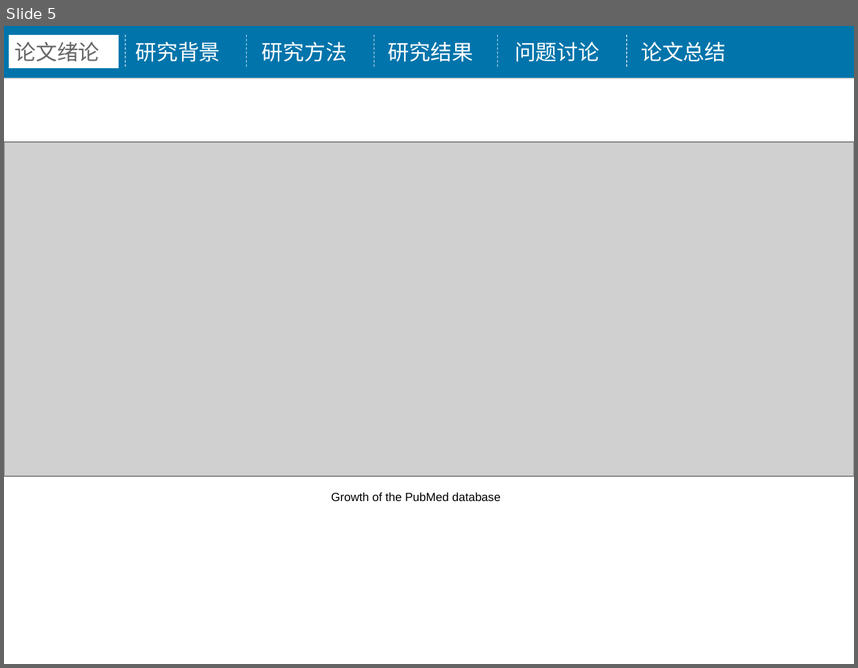
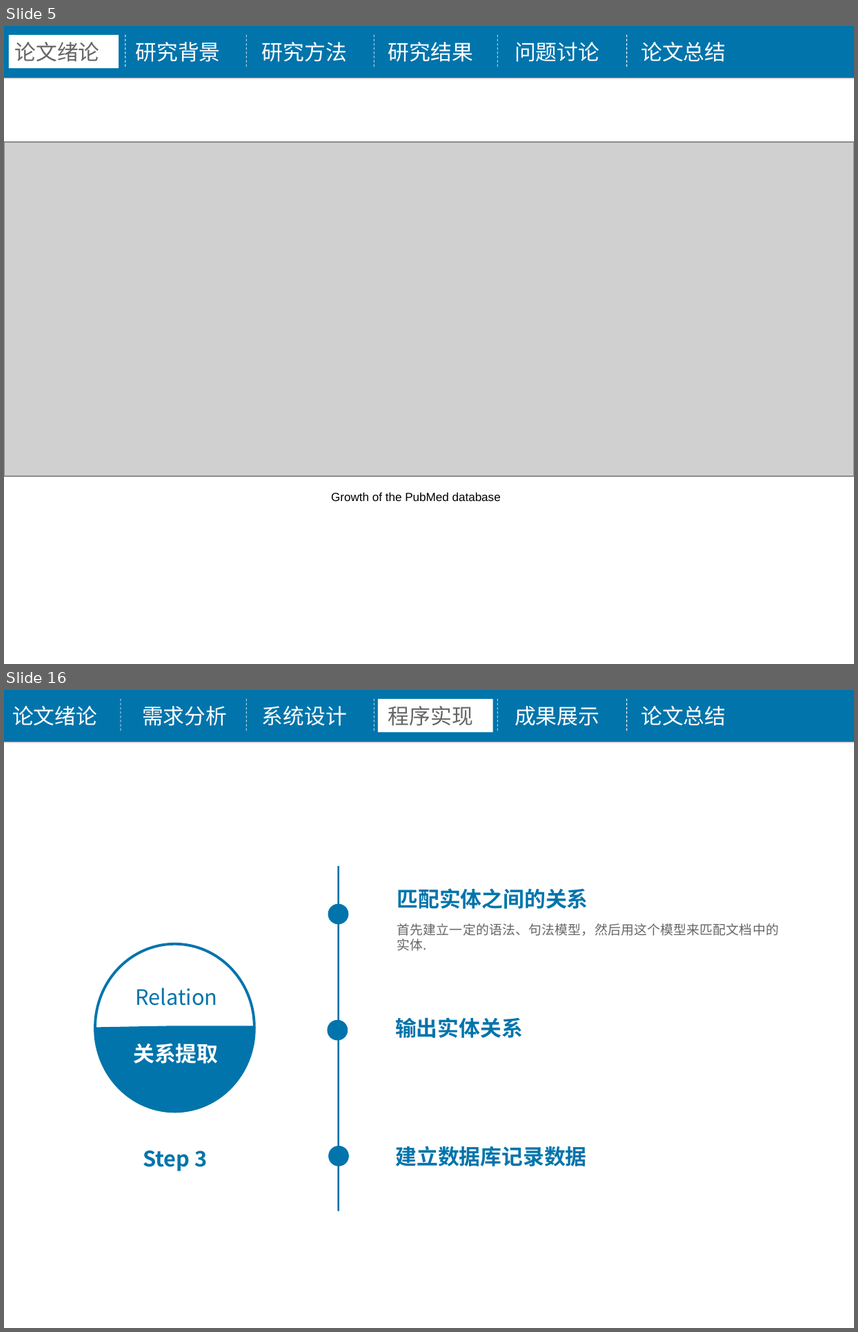
Before and after one commit to tianlanse93/MyGraduationDesign, a slide deck: 毕业论文/ppt4328.ppt. Shown one above the other, each under a label of ours: slide 5 before the commit, slides 5 and 16 after it; the slides between them are not shown. The pictures are 858x668 and 858x1332 pixels, drawn with LibreOffice and Linux fonts; fonts in the diff are those of the drawing; grey boxes stand for pictures; background and template pictures are left out. Boxes give left, top, right and bottom in pixels: in the first picture for what was removed or moved away, otherwise in the second. Text is boxed around its words. In the diff, an @@ line names an element or a change of style, - is before the commit and + after.

```diff
--- a/毕业论文/ppt4328.ppt
+++ b/毕业论文/ppt4328.ppt
@@ slide 16 added at [4, 690, 854, 1328], background picture (left out) @@
@@ rectangle added at [4, 690, 854, 742], fill #0174AB @@
@@ text added at [12, 706, 97, 726], 18 pt, text #FFFFFF @@
+论文绪论
@@ line added from (121, 698) to (121, 733), #FFFFFF 0.51 pt dashed @@
@@ text added at [142, 706, 227, 726], 18 pt, text #FFFFFF @@
+需求分析
@@ line added from (246, 698) to (246, 733), #FFFFFF 0.51 pt dashed @@
@@ text added at [262, 706, 347, 726], 18 pt, text #FFFFFF @@
+系统设计
@@ line added from (374, 698) to (374, 733), #FFFFFF 0.51 pt dashed @@
@@ rectangle added at [378, 700, 493, 733], fill #FFFFFF @@
@@ text added at [388, 706, 473, 726], 18 pt, text #666666 @@
+程序实现
@@ line added from (498, 698) to (498, 733), #FFFFFF 0.51 pt dashed @@
@@ text added at [515, 706, 599, 726], 18 pt, text #FFFFFF @@
+成果展示
@@ line added from (627, 698) to (627, 733), #FFFFFF 0.51 pt dashed @@
@@ text added at [641, 706, 726, 726], 18 pt, text #FFFFFF @@
+论文总结
@@ line added from (338, 866) to (338, 1211), #0174AB 1.5 pt @@
@@ text added at [397, 888, 588, 909], 18 pt, text #0174AB, bold @@
+匹配实体之间的关系
@@ ellipse added at [328, 903, 348, 924], fill #0174AB @@
@@ text added at [397, 923, 778, 951], 11 pt, text #666666 @@
+首先建立一定的语法、句法模型，然后用这个模型来匹配文档中的实体.
@@ group added at [95, 944, 254, 1111]: 2 freeform shapes, 2 texts @@
+关系提取
+Relation
@@ ellipse added at [327, 1020, 348, 1041], fill #0174AB @@
@@ text added at [395, 1017, 523, 1038], 18 pt, text #0174AB, bold @@
+输出实体关系
@@ text added at [143, 1150, 208, 1171], 18 pt, text #0174AB, bold @@
+Step 3
@@ ellipse added at [329, 1145, 349, 1166], fill #0174AB @@
@@ text added at [396, 1145, 587, 1166], 18 pt, text #0174AB, bold @@
+建立数据库记录数据
```
Also in this commit, not shown: 9 slides changed, 8 other slides added, 4 slides removed.
